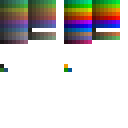
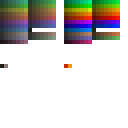
Before/after of a 128 × 128 layered artwork. What changed in the layer stack:
painted on "Bottom Right Emissive Custom Color" over [4, 64, 72, 72]
painted on "Top Right Emissive Color Palette" over [64, 64, 68, 68]
painted on "Bottom Left Non Emissive Custom Colors" over [0, 64, 8, 72]
